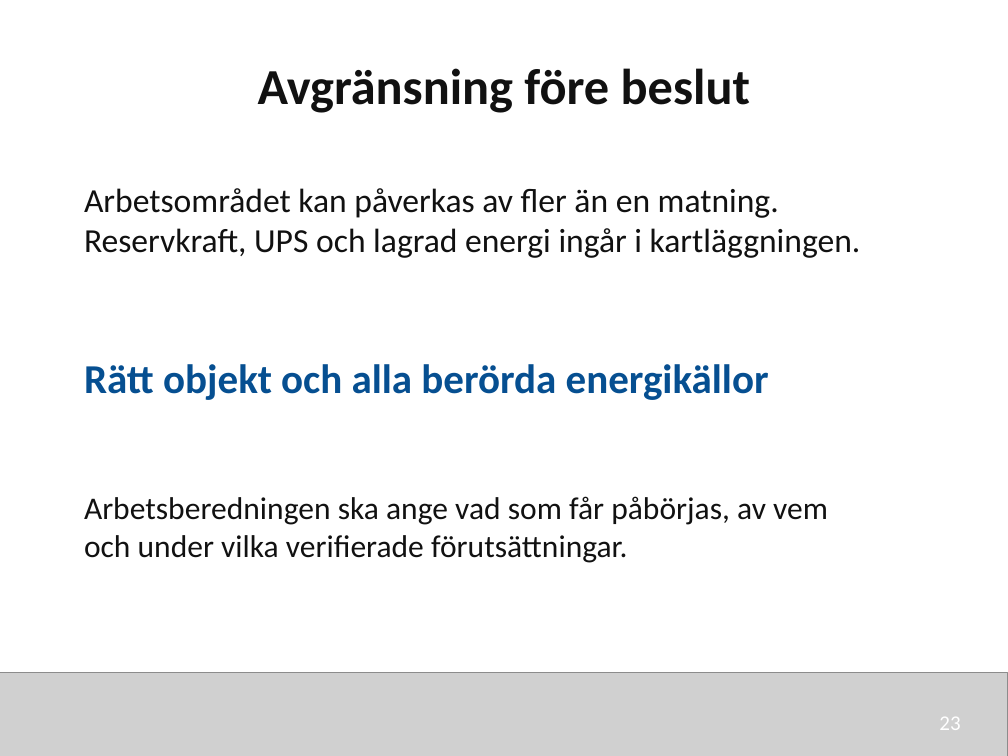
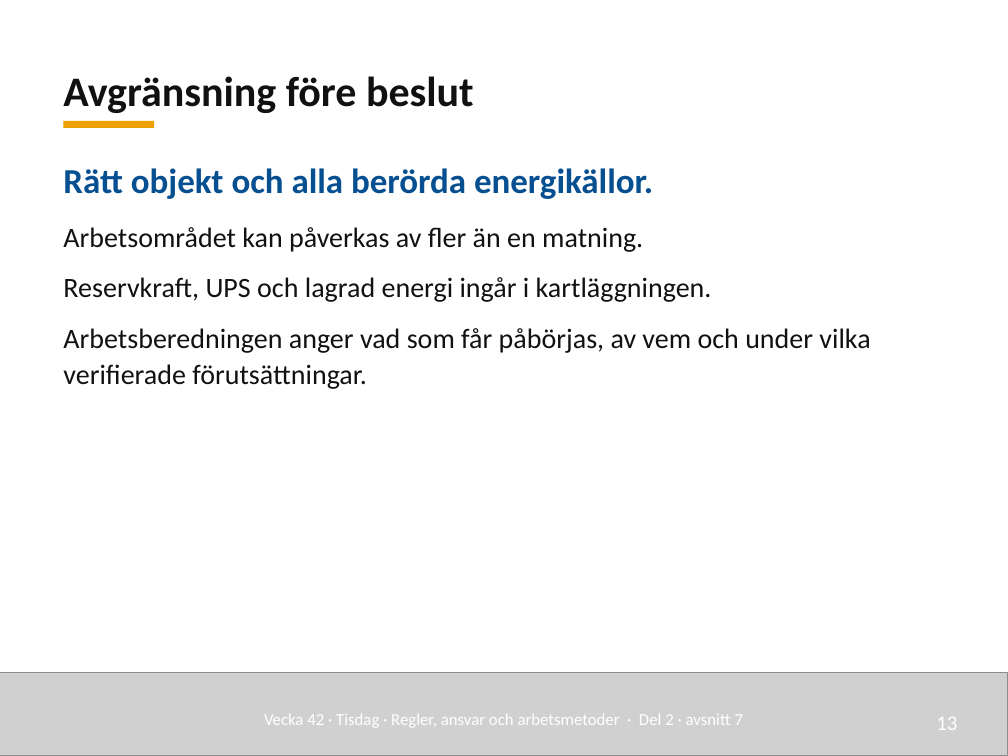
Before and after one commit to nj22az/nj22az.github.io, a slide deck: slide 13 of sjoskolan/vecka-42/aktuell/v42_02_Regler_ansvar_och_arbetsmetoder_elev.pptx (slide 23 before the commit). Drawn at 1008x756 pixels with LibreOffice and Linux fonts; fonts in the diff are those of the drawing; grey boxes stand for pictures. Boxes give left, top, right and bottom in pixels: in the first picture for what was removed or moved away, otherwise in the second. Text is boxed around its words. In the diff, an @@ line names an element or a change of style, - is before the commit and + after.

```diff
--- a/sjoskolan/vecka-42/aktuell/v42_02_Regler_ansvar_och_arbetsmetoder_elev.pptx
+++ b/sjoskolan/vecka-42/aktuell/v42_02_Regler_ansvar_och_arbetsmetoder_elev.pptx
@@ text "Avgränsning före beslut": place and size @@
-text "Avgränsning före beslut" at [258, 68, 750, 113]
+text "Avgränsning före beslut" at [63, 76, 474, 113]
@@ text "Avgränsning före beslut" at [63, 76, 474, 113]: size 36 to 30 pt; alignment centre to left; line spacing 1 to 1.08; vertical alignment top to bottom @@
@@ rectangle added at [64, 121, 154, 128], fill #EDA100 @@
@@ text "Rätt objekt och alla berörda ...": place and size @@
-text "Rätt objekt och alla berörda ..." at [84, 188, 861, 258]
+text "Rätt objekt och alla berörda ..." at [63, 168, 870, 389]
@@ text at [63, 168, 653, 199]: paragraph added @@
+Rätt objekt och alla berörda energikällor.
@@ text at [63, 227, 712, 302]: size 24 to 20 pt in "Arbetsområdet kan påverkas av fler än en ...", "Reservkraft, UPS och lagrad energi ingår i ..."; line spacing 1 to 1.08; more space between paragraphs @@
@@ text at [63, 328, 870, 389]: paragraph added @@
+Arbetsberedningen anger vad som får påbörjas, av vem och under vilka verifierade förutsättningar.
@@ text removed at [84, 364, 769, 400] @@
-Rätt objekt och alla berörda energikällor
@@ text removed at [84, 496, 828, 563] @@
-Arbetsberedningen ska ange vad som får påbörjas, av vem
-och under vilka verifierade förutsättningar.
@@ text added at [264, 714, 743, 727], 12 pt, text #FFFFFF @@
+Vecka 42 · Tisdag · Regler, ansvar och arbetsmetoder · Del 2 · avsnitt 7
@@ text added at [936, 717, 957, 730], 15 pt, text #FFFFFF @@
+13
@@ text removed at [939, 717, 960, 730] @@
-23
```
Also in this commit, not shown: 8 other slides changed, 11 slides added, 27 slides removed, 57 other files.
